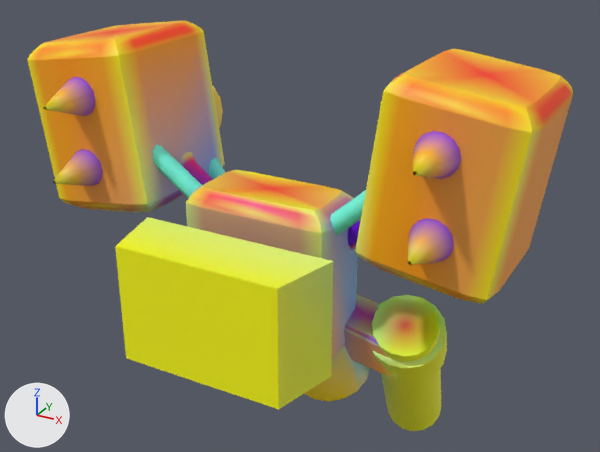
The glTF model models/parts/llm_gen_dorsal_pack_005_7d8a6c.glb as it was, and as the next commit left it.
Both versions are drawn from a 50 mm lens placed at (46.1, -69.0, 44.6), pointed at (0.4, 13.9, 3.2). The lights are fixed; the arrows at lower left show +X, +Y and +Z. The picture after the commit comes second. Vertices at exactly the same position are counted once.

Names of what the first picture shows: 'adapter_bridge_strut_0_l', 'adapter_bridge_strut_0_r', 'adapter_bridge_strut_1_l', 'adapter_dorsal_spine_dark', 'addon_lower_tank_8_wing_white_r', 'addon_lower_tank_collar_7_adapter_dark_r', 'addon_lower_tank_pylon_6_adapter_dark_r', 'lower_boost_bell_5_vernier_bell_vernier_r', 'mounting_dovetail_plug', 'salvo_pod_box_0_adapter_dark_l', 'salvo_pod_box_0_adapter_dark_r', 'warhead_bot_2_crimson_gloss_l', 'warhead_bot_2_crimson_gloss_r', 'warhead_top_1_crimson_gloss_l', 'warhead_top_1_crimson_gloss_r' and 3 more.
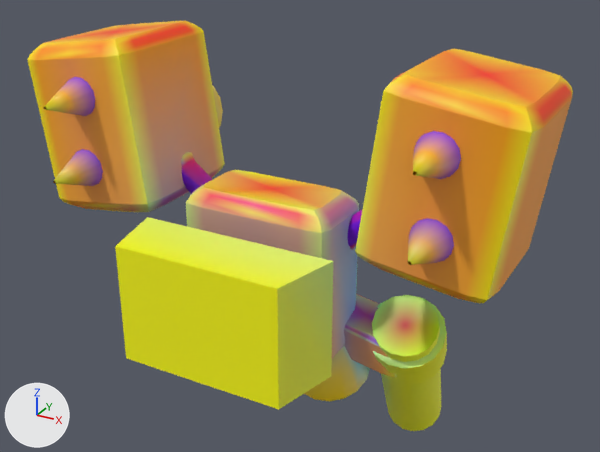
Patch to the scene script:
```diff
--- a/models/parts/llm_gen_dorsal_pack_005_7d8a6c.glb.py
+++ b/models/parts/llm_gen_dorsal_pack_005_7d8a6c.glb.py
@@ me_salvo_pod_box_0_adapter_dark_r @@
 me_salvo_pod_box_0_adapter_dark_r.from_pydata(...)  # 114 vertices, 224 faces; spans x 13.0..30.6, y 1.5..18.9, z 4.1..26.4
 # used by ob_salvo_pod_box_0_adapter_dark_r; location = (0.0, 0.0, 0.0)
+# me_salvo_pod_box_0_adapter_dark_r part 1: 75 faces centred in x 13.1..27.9, y 1.5..18.9, z 4.3..25.7 are repainted in the vertex colours; the middle colour goes from orange #f79e00 to orange #f49e00
+# me_salvo_pod_box_0_adapter_dark_r part 2: 50 faces centred in x 13.4..28.6, y 1.6..18.8, z 4.3..25.6 are repainted in the vertex colours; the middle colour goes from yellow #facf00 to yellow #f9cf00
 me_salvo_pod_box_0_adapter_dark_r.materials.append(mat_defaultmaterial_002)
@@ me_salvo_pod_box_0_adapter_dark_l @@
 me_salvo_pod_box_0_adapter_dark_l.from_pydata(...)  # 114 vertices, 224 faces; spans x -30.6..-13.0, y 1.5..18.9, z 4.1..26.4
 # used by ob_salvo_pod_box_0_adapter_dark_l; location = (0.0, 0.0, 0.0)
+# me_salvo_pod_box_0_adapter_dark_l part 3: 70 faces centred in x -27.6..-13.1, y 1.5..18.9, z 4.3..25.3 are repainted in the vertex colours; the middle colour goes from orange #f19900 to orange #f2992e
+# me_salvo_pod_box_0_adapter_dark_l part 4: 43 faces centred in x -27.9..-13.4, y 1.6..18.8, z 4.4..25.1 are repainted in the vertex colours; the middle colour goes from yellow #f7cd00 to yellow #f9cd2e
 me_salvo_pod_box_0_adapter_dark_l.materials.append(mat_defaultmaterial_003)
@@ ob_adapter_bridge_strut_0_r @@
-ob_adapter_bridge_strut_0_r = bpy.data.objects.new('adapter_bridge_strut_0_r', me_adapter_bridge_strut_0_r)
-ob_adapter_bridge_strut_0_r.location = (0.0, 0.0, 0.0)
@@ ob_adapter_bridge_strut_0_l @@
-ob_adapter_bridge_strut_0_l = bpy.data.objects.new('adapter_bridge_strut_0_l', me_adapter_bridge_strut_0_l)
-ob_adapter_bridge_strut_0_l.location = (0.0, 0.0, 0.0)
@@ ob_adapter_bridge_strut_1_l @@
-ob_adapter_bridge_strut_1_l = bpy.data.objects.new('adapter_bridge_strut_1_l', me_adapter_bridge_strut_1_l)
-ob_adapter_bridge_strut_1_l.location = (0.0, 0.0, 0.0)
```

Location of each change, [x1, y1, x2, y2] in pixels of the pictures (600 x 452 px):
'adapter_bridge_strut_0_l', deleted: before [152, 144, 202, 198]
'adapter_bridge_strut_0_r', deleted: before [330, 190, 366, 234]
'adapter_bridge_strut_1_l', deleted (mostly hidden): before [209, 157, 226, 179]
part 1 of me_salvo_pod_box_0_adapter_dark_r, recoloured: [369, 98, 507, 295] in both
part 2 of me_salvo_pod_box_0_adapter_dark_r, recoloured: [360, 94, 525, 296] in both
part 3 of me_salvo_pod_box_0_adapter_dark_l, recoloured: [43, 41, 224, 202] in both
part 4 of me_salvo_pod_box_0_adapter_dark_l, recoloured: [52, 37, 225, 202] in both
